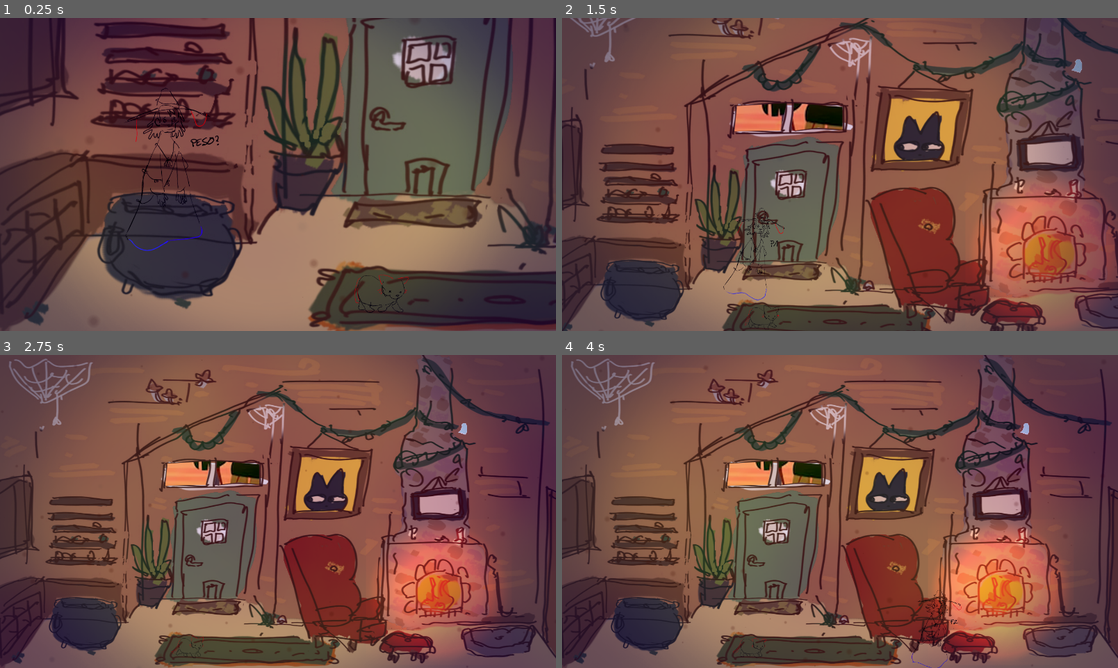
Above: before the commit, frames 1-4 (two rows, left to right).
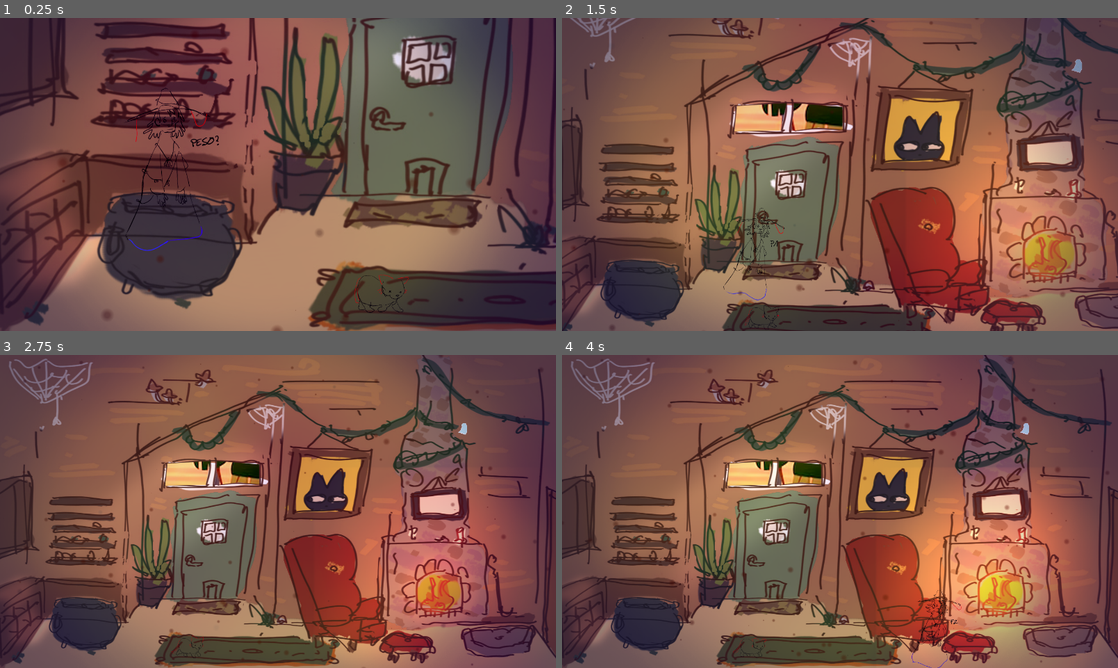
Above: after the commit, the same moments.

Repository: Mapachana/GlobalGameJam25
Game: Godot game, scene res://Scenes/Main.tscn
Same seed, same stepped clock (60 frames per second), same inputs: the game is played once before the commit and once after it. Sound files missing from this copy of the repository are replaced by a short silence.
Inputs:
- Up to frame 1 (0.25 s): no input
- Up to frame 2 (1.5 s): tap Enter (ui_accept) at 0.5, 0.77 s; hold Right (ui_right) 0.53-1.28 s; hold Down (ui_down) from 1.28 s (still down)
- Up to frame 3 (2.75 s): tap Enter (ui_accept) at 1.52 s; release Down (ui_down) at 2.03 s; hold Right (ui_right) from 2.03 s (still down)
- Up to frame 4 (4 s): release Right (ui_right) at 2.78 s; hold Up (ui_up) 2.78-3.53 s; tap Enter (ui_accept) at 3.02, 3.77 s; hold Left (ui_left) from 3.53 s (still down)

The runs differ from the first frame. In frame 1, 5.2% of the frame differs, in the area x 0-97%, y 0-100%; in frame 2, 21%, in the area x 0-100%, y 0-100%; in frame 3, 15%; in frame 4, 20%.

Commit message:
fondos 2

Diff:
--- a/ggj2025/Scenes/Main.tscn
+++ b/ggj2025/Scenes/Main.tscn
@@ -36,6 +36,14 @@
 [ext_resource type="PackedScene" uid="uid://d0k865fill0bf" path="res://Scenes/Estrofa_anim.tscn" id="31_7lenv"]
 [ext_resource type="PackedScene" uid="uid://co1y2smwhfuv7" path="res://Scenes/Estrofa2_anim.tscn" id="33_n074a"]
 [ext_resource type="Texture2D" uid="uid://2dj7butiymn" path="res://Images/vignette.png" id="34_kqd0y"]
+[ext_resource type="Texture2D" uid="uid://dy02xfu0cnidq" path="res://Images/detalle luz1.png" id="37_w7hww"]
+[ext_resource type="Texture2D" uid="uid://bo4llvqcvwy3x" path="res://Images/ilum suelo 2.png" id="38_68v08"]
+[ext_resource type="Texture2D" uid="uid://wqvxnakql30v" path="res://Images/ilum2.png" id="38_aecbm"]
+[ext_resource type="Texture2D" uid="uid://bop713ynaeav2" path="res://Images/ilum 3.png" id="40_y3u85"]
+[ext_resource type="Texture2D" uid="uid://c3ewlmdqv23a" path="res://Images/ilum suelo buhardilla.png" id="41_qlss1"]
+[ext_resource type="Texture2D" uid="uid://bcr7vug34wtgi" path="res://Images/ilum buhardilla.png" id="42_swuu4"]
+[ext_resource type="Texture2D" uid="uid://bshevujjg4hi3" path="res://Images/ilum suelo dormitorio.png" id="43_ey5m7"]
+[ext_resource type="Texture2D" uid="uid://bcaw08ihri0rb" path="res://Images/ilum dormitorio.png" id="44_whxl0"]
 
 [sub_resource type="SpriteFrames" id="SpriteFrames_dgg74"]
 animations = [{
@@ -140,11 +148,11 @@
 
 [sub_resource type="Gradient" id="Gradient_tvg56"]
 offsets = PackedFloat32Array(0, 0.189873, 0.808429, 1)
-colors = PackedColorArray(0, 0.239216, 0.290196, 0, 0.286275, 0.0941176, 0, 0.215686, 0.286275, 0.0941176, 0, 0.215686, 0, 0.239216, 0.290196, 0)
+colors = PackedColorArray(0, 0.239216, 0.290196, 0, 0.286275, 0.0941176, 0, 0.392157, 0.286275, 0.0941176, 0, 0.392157, 0, 0.239216, 0.290196, 0)
 
 [sub_resource type="Gradient" id="Gradient_nucqi"]
-offsets = PackedFloat32Array(0.327801, 0.692946, 1)
-colors = PackedColorArray(1, 1, 1, 1, 0.0679011, 0.0679011, 0.0679011, 1, 0, 0, 0, 1)
+offsets = PackedFloat32Array(0.110204, 0.236735, 0.726531, 1)
+colors = PackedColorArray(1, 1, 1, 1, 0.556953, 0.556953, 0.556953, 1, 0.0679011, 0.0679011, 0.0679011, 1, 0, 0, 0, 1)
 
 [sub_resource type="GradientTexture2D" id="GradientTexture2D_7d2cb"]
 gradient = SubResource("Gradient_nucqi")
@@ -166,7 +174,7 @@
 "times": PackedFloat32Array(0, 1, 2),
 "transitions": PackedFloat32Array(1, 1, 1),
 "update": 0,
-"values": [1.4, 1.0, 1.4]
+"values": [1.6, 1.0, 1.6]
 }
 
 [sub_resource type="Animation" id="Animation_g34fb"]
@@ -292,7 +300,7 @@
 
 [node name="DustParticles" type="CPUParticles2D" parent="."]
 position = Vector2(1440, -405)
-amount = 1000
+amount = 1200
 lifetime = 5.0
 preprocess = 5.0
 explosiveness = 0.16
@@ -303,8 +311,8 @@
 direction = Vector2(0, 0)
 spread = 180.0
 gravity = Vector2(0, 0)
-initial_velocity_min = 5.0
-initial_velocity_max = 8.0
+initial_velocity_min = 10.0
+initial_velocity_max = 20.0
 angle_max = 90.0
 scale_amount_min = 0.01
 scale_amount_max = 0.3
@@ -313,8 +321,8 @@
 
 [node name="PointLight2D" type="PointLight2D" parent="."]
 position = Vector2(1139, 614)
-scale = Vector2(5.9375, 5.9375)
-color = Color(0.955473, 0.306717, 0, 1)
+scale = Vector2(10.1561, 10.1561)
+color = Color(1, 0.587164, 0.202332, 1)
 energy = 1.4
 texture = SubResource("GradientTexture2D_7d2cb")
 
@@ -354,3 +362,47 @@
 scale_amount_min = 5.0
 scale_amount_max = 10.0
 color_ramp = SubResource("Gradient_t6lrr")
+
+[node name="IlumSuelo1" type="PointLight2D" parent="."]
+position = Vector2(64, 664)
+color = Color(0.928286, 0.84175, 0.737125, 1)
+energy = 0.6
+texture = ExtResource("37_w7hww")
+
+[node name="IlumSuelo2" type="PointLight2D" parent="."]
+position = Vector2(2325, 614)
+color = Color(0.928286, 0.84175, 0.737125, 1)
+energy = 0.6
+texture = ExtResource("38_68v08")
+
+[node name="IlumVentana1" type="PointLight2D" parent="."]
+position = Vector2(423, 423)
+energy = 0.5
+texture = ExtResource("38_aecbm")
+
+[node name="IlumVentana2" type="PointLight2D" parent="."]
+position = Vector2(2547, 448)
+energy = 0.5
+texture = ExtResource("40_y3u85")
+
+[node name="IlumSuelo4" type="PointLight2D" parent="."]
+position = Vector2(1822, -880)
+color = Color(0.928286, 0.84175, 0.737125, 1)
+energy = 0.6
+texture = ExtResource("41_qlss1")
+
+[node name="IlumVentana4" type="PointLight2D" parent="."]
+position = Vector2(2061, -1109)
+energy = 0.5
+texture = ExtResource("42_swuu4")
+
+[node name="IlumSuelo5" type="PointLight2D" parent="."]
+position = Vector2(1682, -112)
+color = Color(0.928286, 0.84175, 0.737125, 1)
+energy = 0.6
+texture = ExtResource("43_ey5m7")
+
+[node name="IlumVentana5" type="PointLight2D" parent="."]
+position = Vector2(2000, -357)
+energy = 0.5
+texture = ExtResource("44_whxl0")
Binary file added: ggj2025/Images/detalle luz1.png
Not shown, added: ggj2025/Images/detalle luz1.png.import
Binary file added: ggj2025/Images/ilum 3.png
Not shown, added: ggj2025/Images/ilum 3.png.import
Binary file added: ggj2025/Images/ilum buhardilla.png
Not shown, added: ggj2025/Images/ilum buhardilla.png.import
Binary file added: ggj2025/Images/ilum dormitorio.png
Not shown, added: ggj2025/Images/ilum dormitorio.png.import
Binary file added: ggj2025/Images/ilum suelo 2.png
Not shown, added: ggj2025/Images/ilum suelo 2.png.import
Binary file added: ggj2025/Images/ilum suelo buhardilla.png
Not shown, added: ggj2025/Images/ilum suelo buhardilla.png.import
(and 5 more such lines)
